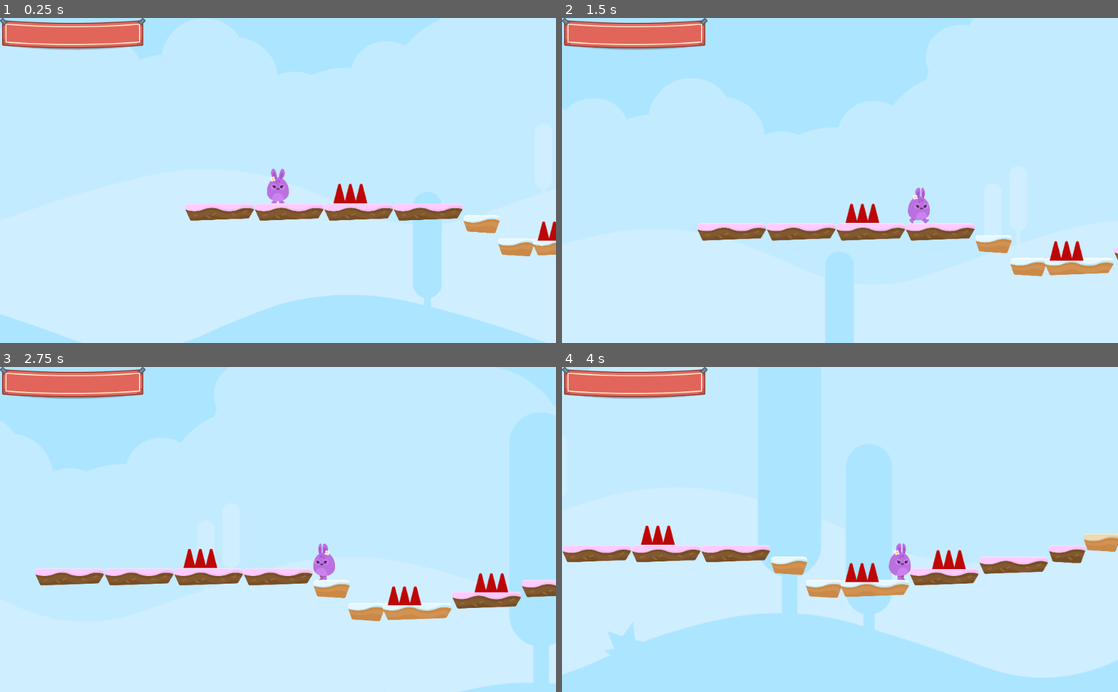
Above: before the commit, frames 1-4 (two rows, left to right).
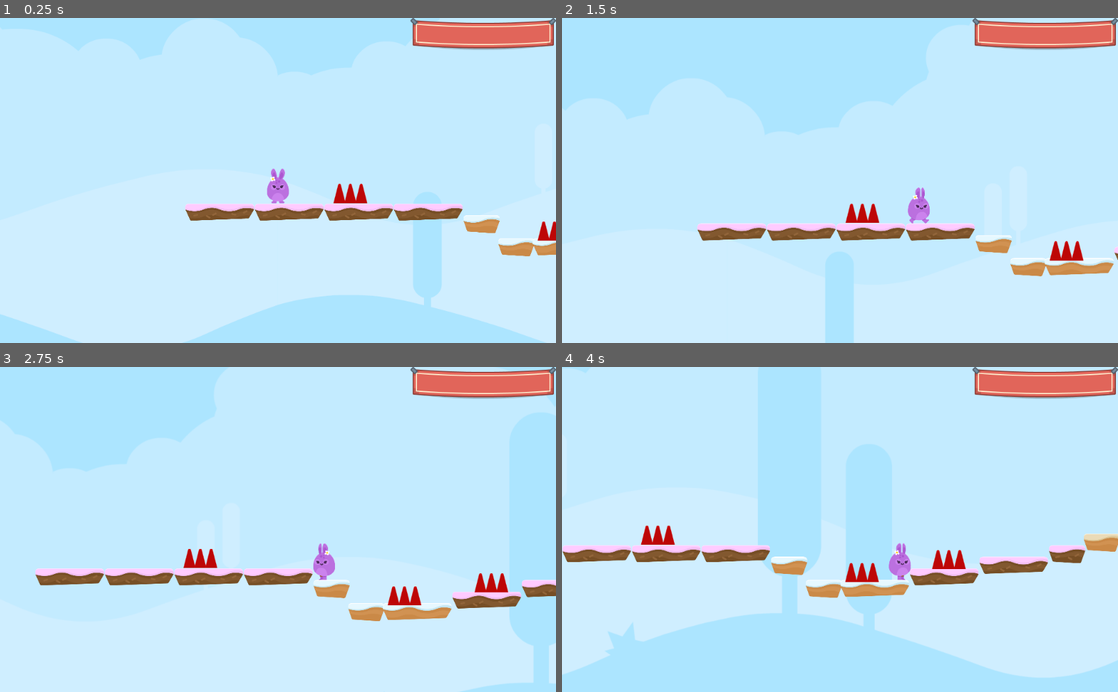
Above: after the commit, the same moments.

Repository: KennedyMungai/SimplePlatformer
Game: Godot game, scene res://Scenes/Levels/Level1.tscn
The game is run twice, just before and just after one commit, with the same random seed, the same clock (stepped at 60 frames per second) and the same inputs.
Inputs:
- Up to frame 1 (0.25 s): no input
- Up to frame 2 (1.5 s): hold D (right) from 0.53 s (still down); tap W (jump) at 0.77 s
- Up to frame 3 (2.75 s): tap W (jump) at 1.52 s; release D (right) at 2.03 s; hold A (left) from 2.03 s (still down)
- Up to frame 4 (4 s): release A (left) at 2.78 s; hold D (right) from 2.78 s (still down); tap W (jump) at 3.02, 3.77 s

The runs differ from the first frame. In frame 1, 4.2% of the frame differs, in the area x 0-100%, y 0-10%; in frame 2, 4.2%; in frame 3, 4.2%; in frame 4, 4.2%.

Commit message:
Moved the banner to the top right of the screen

Diff:
--- a/Scenes/GUI.tscn
+++ b/Scenes/GUI.tscn
@@ -9,6 +9,8 @@
 anchor_bottom = 1.0
 
 [node name="TextureRect" type="TextureRect" parent="Control"]
-margin_right = 40.0
-margin_bottom = 40.0
+anchor_left = 1.0
+anchor_right = 1.0
+margin_left = -268.0
+margin_bottom = 59.0
 texture = ExtResource( 1 )
